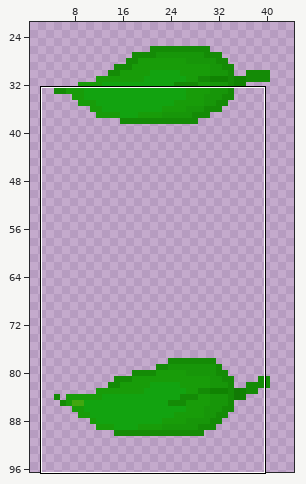
Sprite sheet, stored at assets/objects/waterleaf.png. The first picture is a wide view before the edit; the outline marks the close-up.
Close-up. Earlier state:
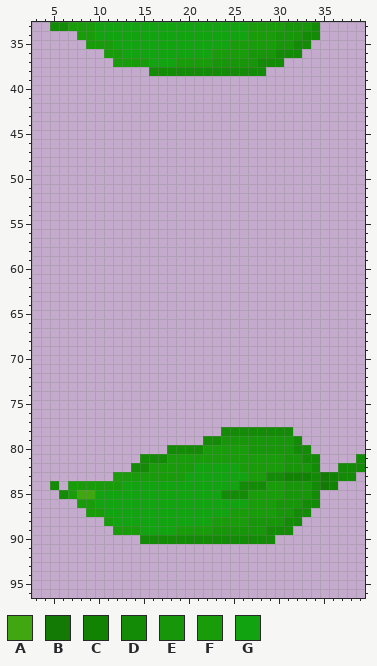
The file is 52x104 pixels. Colours within 5 levels of each other are drawn and written as one. Shown: x 3..39, y 33..96. The wide view leaves out empty margins.
Palette (. is transparent): A #41a710  B #127a05  C #108302  D #148b06  E #179609  F #189c09  G #12a310
Pixels before, first column x 5:
33 DDFFFGGGGGGGGGGGGGGGGGFFFFEEED.....
34 ...FFGGGGGGGGGGGGGGGGGFFFEEEDD.....
35 ....FFFGGGGGGGGGGGGGFFFFFEEDD......
36 ......FFGGGGGGGGGGFFFFEEEDDD.......
37 .......FFFFGGGFFFFEEEEEDDD.........
38 ...........DDDDDDDDDDDDD...........
39 ...................................
40 ...................................
41 ...................................
42 ...................................
43 ...................................
44 ...................................
45 ...................................
46 ...................................
47 ...................................
48 ...................................
49 ...................................
50 ...................................
51 ...................................
52 ...................................
53 ...................................
54 ...................................
55 ...................................
56 ...................................
57 ...................................
58 ...................................
59 ...................................
60 ...................................
61 ...................................
62 ...................................
63 ...................................
64 ...................................
65 ...................................
66 ...................................
67 ...................................
68 ...................................
69 ...................................
70 ...................................
71 ...................................
72 ...................................
73 ...................................
74 ...................................
75 ...................................
76 ...................................
77 ...................................
78 ...................DDDDDDDD........
79 .................DDEEEEEEEED.......
80 .............DDDDFFFFFEEEEEDD......
81 ..........DDDFFFFFFFFFFFFFEEDD....D
82 .........DDFFFFFGGGGGFFFFFEEED..DDD
83 .......FFFFFFFFGGGGGGGFFDDCCCDBCDD.
84 D.FFFFFFGGGGGGGGGGGGGDDDFFEEEDBC...
85 .DFAAGGGGGGGGGGGGGGDDDFFFFEEED.....
86 ...FFGGGGGGGGGGGGGGGGGFFFEEEDD.....
87 ....FFGGGGGGGGGGGGGGFFFFFEEDD......
88 ......FGGGGGGGGGGGFFFFEEEEDD.......
89 .......FFFGGGGFFFFEEEEEEDDD........
90 ..........DDDDDDDDDDDDDDD..........
New version:
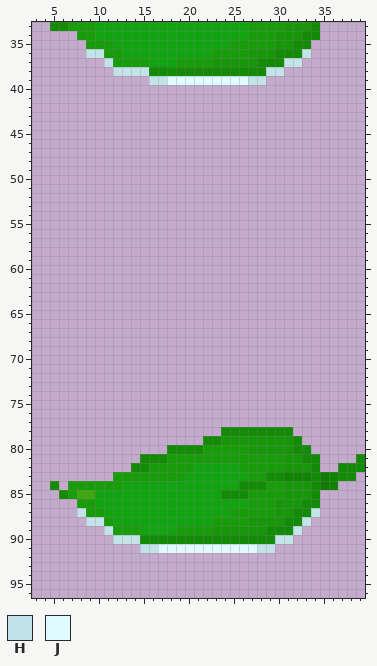
Colours new in this view: H #c2e4e9  J #dffbff
Difference:
{"y":36,"x":9,"old":"..","new":"HH"}
{"y":36,"x":33,"old":".","new":"H"}
{"y":37,"x":11,"old":".","new":"H"}
{"y":37,"x":31,"old":"..","new":"HH"}
{"y":38,"x":12,"old":"....","new":"HHHH"}
{"y":38,"x":29,"old":"..","new":"HH"}
{"y":39,"x":16,"old":".............","new":"HHJJJJJJJJJHH"}
{"y":87,"x":8,"old":".","new":"H"}
{"y":87,"x":34,"old":".","new":"H"}
{"y":88,"x":9,"old":"..","new":"HH"}
{"y":88,"x":33,"old":".","new":"H"}
{"y":89,"x":11,"old":".","new":"H"}
{"y":89,"x":32,"old":".","new":"H"}
{"y":90,"x":12,"old":"...","new":"HHH"}
{"y":90,"x":30,"old":"..","new":"HH"}
{"y":91,"x":15,"old":"...............","new":"HHJJJJJJJJJJJHH"}
